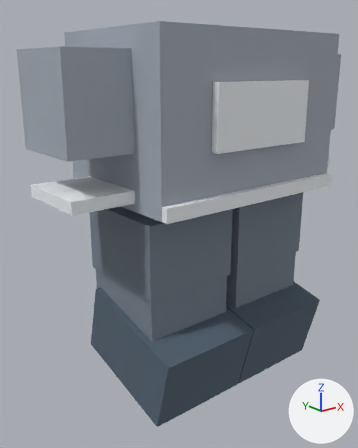
Two versions of the glTF model public/world3d/blocky-outfits/casual-slate.glb, one commit apart.
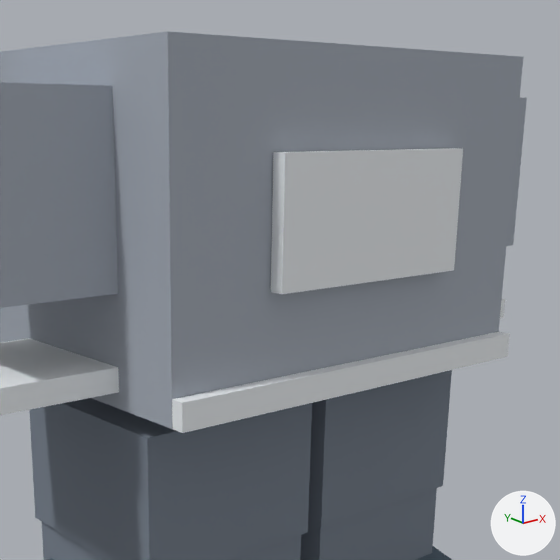
Old and new are each drawn whole from a 50 mm camera at (-1.065, -1.214, 0.92) aimed at (-0.086, 0.009, 0.431) and again close up on the part from 21% to 100% of the width and 1% to 64% of the height. Arrows for +X, +Y and +Z are at lower right; the lights stay in place. The last two pictures show the newer version. Where no turn or scale is listed for an object, it has been applied to the vertices.

Names of what the first close-up shows: 'cuff-Right', 'jacket', 'lower-trouser-Left', 'lower-trouser-Right', 'tee-hem', 'tee-panel', 'trouser-Left', 'trouser-Right', 'upper-sleeve-Left', 'upper-sleeve-Right' and 2 more.
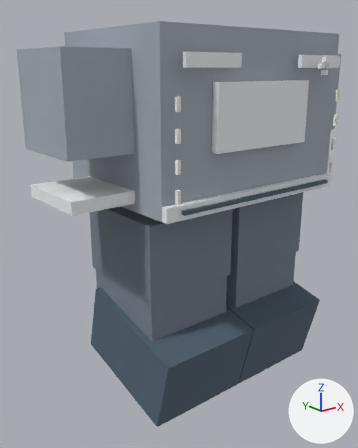
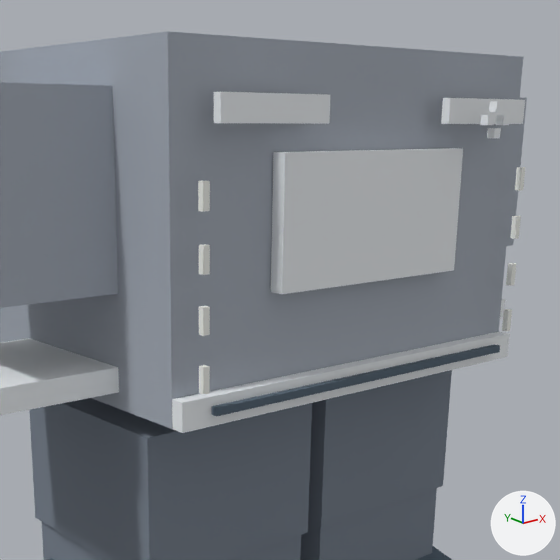
Changed parts and their boxes [x1, y1, x2, y2] in the close-ups (560 x 560 px):
'design-casual-contrast-yoke--1', added
    after: [214, 92, 330, 124]
'design-casual-double-hem', added
    after: [212, 344, 500, 416]
'design-casual-contrast-yoke-1', added
    after: [441, 98, 525, 124]
'design-casual-side-stitch--1-3', added
    after: [198, 181, 210, 212]
'design-casual-side-stitch--1-2', added
    after: [199, 244, 210, 275]
'design-casual-side-stitch--1-1', added
    after: [199, 306, 210, 336]
'design-casual-side-stitch--1-0', added
    after: [199, 365, 210, 395]
'design-casual-side-stitch-1-3', added
    after: [515, 167, 525, 191]
'design-casual-side-stitch-1-2', added
    after: [510, 216, 521, 239]
'design-casual-side-stitch-1-1', added
    after: [506, 263, 516, 286]
'design-casual-side-stitch-1-0', added
    after: [502, 309, 512, 331]
'design-casual-makers-mark-2', added
    after: [489, 101, 503, 112]
'design-casual-makers-mark-3', added
    after: [480, 115, 494, 125]
'design-casual-makers-mark-0', added
    after: [487, 128, 501, 138]
'design-casual-makers-mark-1', added
    after: [496, 115, 509, 125]

Patch to the scene script:
```diff
--- a/public/world3d/blocky-outfits/casual-slate.glb.py
+++ b/public/world3d/blocky-outfits/casual-slate.glb.py
@@ ob_design_casual_side_stitch__1_3 @@
+ob_design_casual_side_stitch__1_3 = bpy.data.objects.new('design-casual-side-stitch--1-3', me_cube_016)  # a box spanning x -0.005..0.005, y -0.0045..0.0045, z -0.0175..0.0175; in mat_light (white #f3f5ef)
+ob_design_casual_side_stitch__1_3.location = (-0.318, -0.276, 0.84)
@@ ob_design_casual_side_stitch__1_2 @@
+ob_design_casual_side_stitch__1_2 = bpy.data.objects.new('design-casual-side-stitch--1-2', me_cube_015)  # a box spanning x -0.005..0.005, y -0.0045..0.0045, z -0.0175..0.0175; in mat_light (white #f3f5ef)
+ob_design_casual_side_stitch__1_2.location = (-0.318, -0.276, 0.765)
@@ ob_design_casual_side_stitch__1_1 @@
+ob_design_casual_side_stitch__1_1 = bpy.data.objects.new('design-casual-side-stitch--1-1', me_cube_016.copy())
+ob_design_casual_side_stitch__1_1.location = (-0.318, -0.276, 0.69)
@@ ob_design_casual_side_stitch__1_0 @@
+ob_design_casual_side_stitch__1_0 = bpy.data.objects.new('design-casual-side-stitch--1-0', me_cube_015.copy())
+ob_design_casual_side_stitch__1_0.location = (-0.318, -0.276, 0.615)
@@ ob_design_casual_side_stitch_1_3 @@
+ob_design_casual_side_stitch_1_3 = bpy.data.objects.new('design-casual-side-stitch-1-3', me_cube_016.copy())
+ob_design_casual_side_stitch_1_3.location = (0.318, -0.276, 0.84)
@@ ob_design_casual_side_stitch_1_2 @@
+ob_design_casual_side_stitch_1_2 = bpy.data.objects.new('design-casual-side-stitch-1-2', me_cube_015.copy())
+ob_design_casual_side_stitch_1_2.location = (0.318, -0.276, 0.765)
@@ ob_design_casual_side_stitch_1_1 @@
+ob_design_casual_side_stitch_1_1 = bpy.data.objects.new('design-casual-side-stitch-1-1', me_cube_016.copy())
+ob_design_casual_side_stitch_1_1.location = (0.318, -0.276, 0.69)
@@ ob_design_casual_side_stitch_1_0 @@
+ob_design_casual_side_stitch_1_0 = bpy.data.objects.new('design-casual-side-stitch-1-0', me_cube_015.copy())
+ob_design_casual_side_stitch_1_0.location = (0.318, -0.276, 0.615)
@@ ob_design_casual_makers_mark_3 @@
+ob_design_casual_makers_mark_3 = bpy.data.objects.new('design-casual-makers-mark-3', me_cube_024)  # a box spanning x -0.007..0.007, y -0.006..0.006, z -0.007..0.007; in mat_accent (white #eff3f6)
+ob_design_casual_makers_mark_3.location = (0.159, -0.322, 0.928)
@@ ob_design_casual_makers_mark_2 @@
+ob_design_casual_makers_mark_2 = bpy.data.objects.new('design-casual-makers-mark-2', me_cube_024.copy())
+ob_design_casual_makers_mark_2.location = (0.177, -0.322, 0.946)
@@ ob_design_casual_makers_mark_1 @@
+ob_design_casual_makers_mark_1 = bpy.data.objects.new('design-casual-makers-mark-1', me_cube_022)  # a box spanning x -0.007..0.007, y -0.006..0.006, z -0.007..0.007; in mat_accent (white #eff3f6)
+ob_design_casual_makers_mark_1.location = (0.195, -0.322, 0.928)
@@ ob_design_casual_makers_mark_0 @@
+ob_design_casual_makers_mark_0 = bpy.data.objects.new('design-casual-makers-mark-0', me_cube_024.copy())
+ob_design_casual_makers_mark_0.location = (0.177, -0.322, 0.91)
@@ ob_design_casual_double_hem @@
+ob_design_casual_double_hem = bpy.data.objects.new('design-casual-double-hem', me_cube_027)  # a box spanning x -0.3..0.3, y -0.006..0.006, z -0.005..0.005; in mat_trim (dark blue #536372)
+ob_design_casual_double_hem.location = (0.0, -0.275, 0.57)
@@ ob_design_casual_contrast_yoke__1 @@
+ob_design_casual_contrast_yoke__1 = bpy.data.objects.new('design-casual-contrast-yoke--1', me_cube_025)  # a box spanning x -0.09..0.09, y -0.006..0.006, z -0.018..0.018; in mat_accent (white #eff3f6)
+ob_design_casual_contrast_yoke__1.location = (-0.21, -0.279, 0.94)
@@ ob_design_casual_contrast_yoke_1 @@
+ob_design_casual_contrast_yoke_1 = bpy.data.objects.new('design-casual-contrast-yoke-1', me_cube_025.copy())
+ob_design_casual_contrast_yoke_1.location = (0.21, -0.278, 0.94)
```
